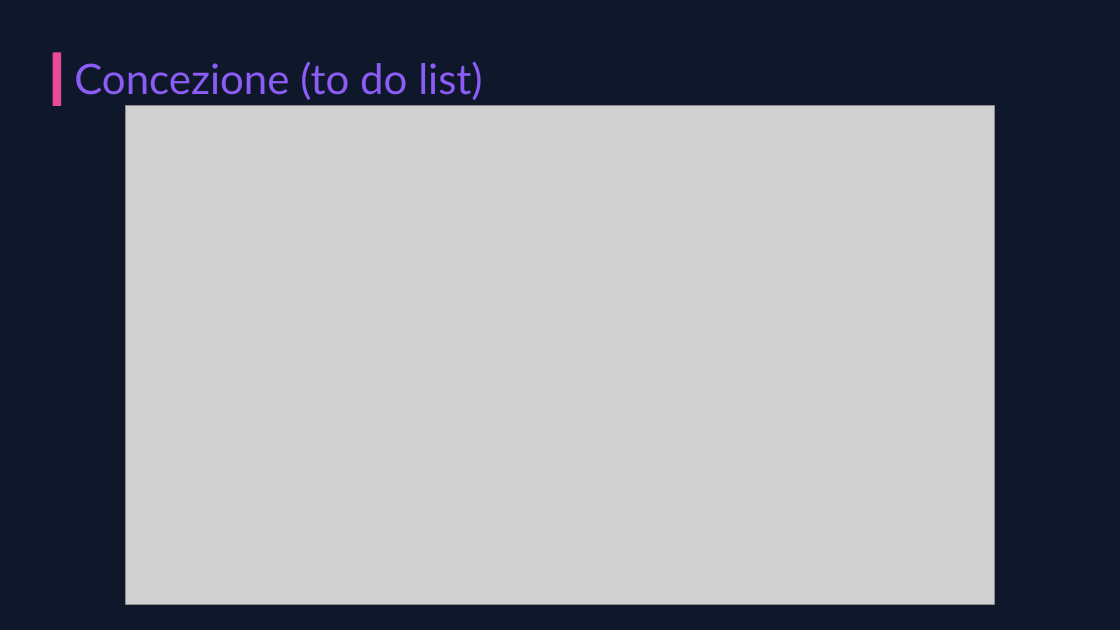
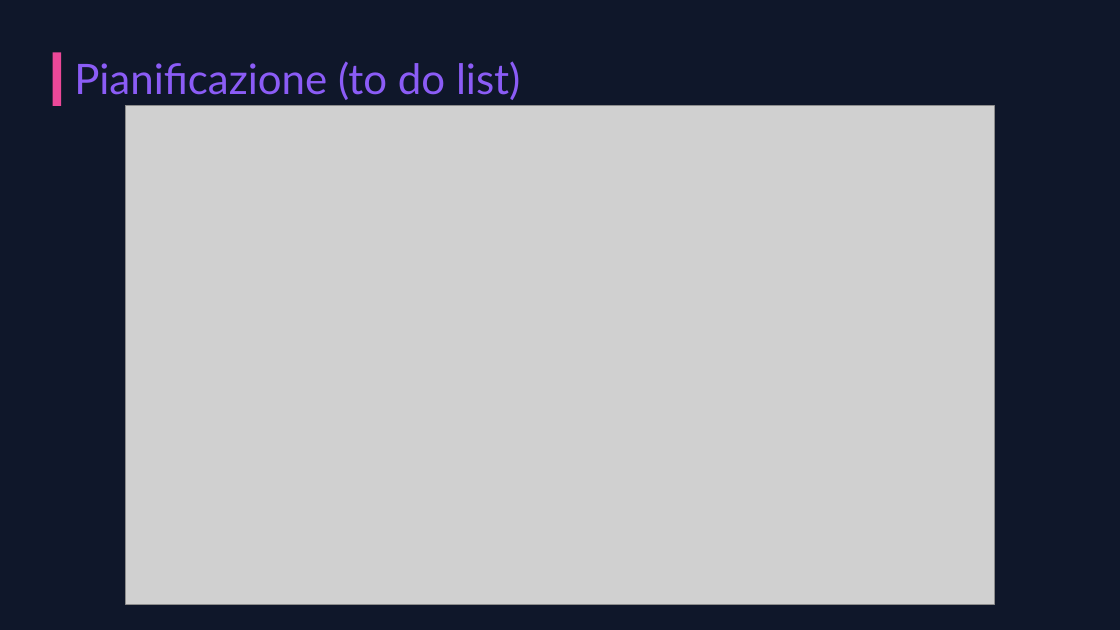
Before and after one commit to Julie0411/study_modulo_306, a slide deck: slide 6 of documentazione/Presentazione_progetto_StudySpace_Elisa_Julie.pptx. Drawn at 1120x630 pixels with LibreOffice and Linux fonts; fonts in the diff are those of the drawing; grey boxes stand for pictures. Boxes give left, top, right and bottom in pixels: in the first picture for what was removed or moved away, otherwise in the second. Text is boxed around its words. In the diff, an @@ line names an element or a change of style, - is before the commit and + after.

```diff
--- a/documentazione/Presentazione_progetto_StudySpace_Elisa_Julie.pptx
+++ b/documentazione/Presentazione_progetto_StudySpace_Elisa_Julie.pptx
@@ text at (x1=74, y1=61, x2=520, y2=100): text changed @@
-Concezione (to do list)
+Pianificazione (to do list)
```
Also in this commit, not shown: 2 other slides changed, 4 slides added, 2 slides removed, 2 other files.
